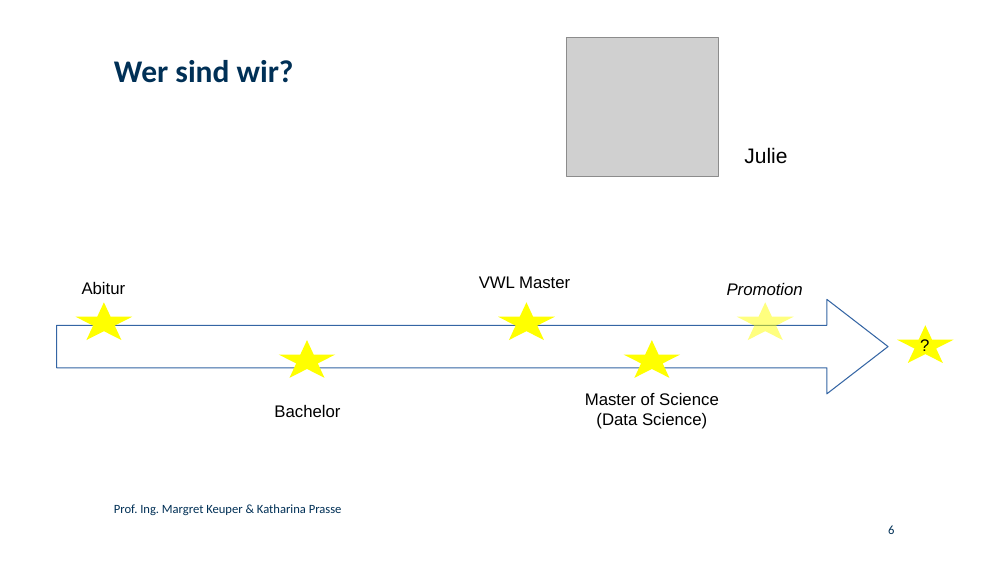
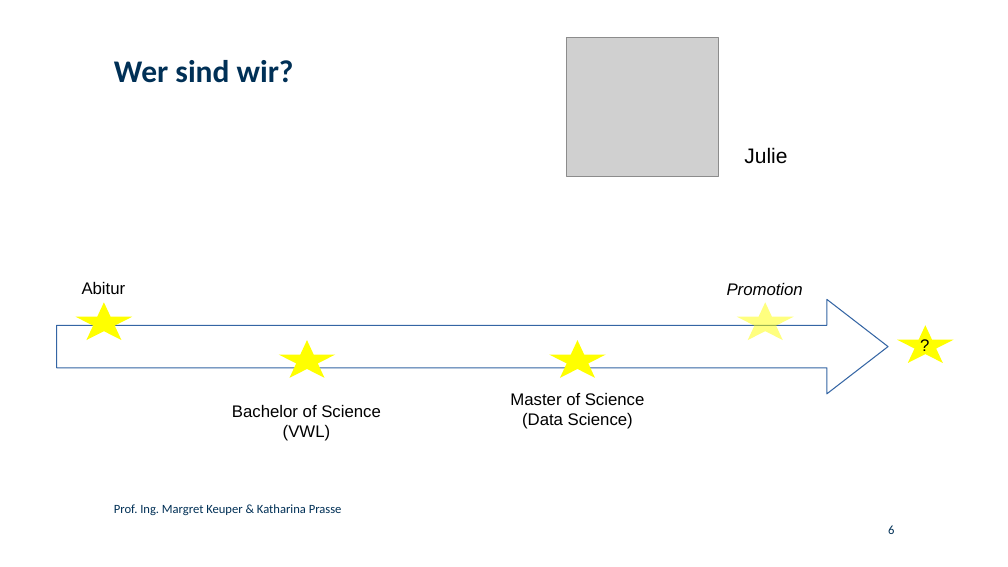
Before and after one commit to KathPra/Pixel-Power, a slide deck: slide 6 of folien_GirlsDay.odp. Drawn at 1008x567 pixels with LibreOffice and Linux fonts; fonts in the diff are those of the drawing; grey boxes stand for pictures; background and template pictures are left out. Boxes give left, top, right and bottom in pixels: in the first picture for what was removed or moved away, otherwise in the second. Text is boxed around its words. In the diff, an @@ line names an element or a change of style, - is before the commit and + after.

```diff
--- a/folien_GirlsDay.odp
+++ b/folien_GirlsDay.odp
@@ text removed at (x1=479, y1=276, x2=570, y2=288) @@
-VWL Master
@@ star removed at (x1=498, y1=302, x2=555, y2=340) @@
@@ star moved from (x1=623, y1=340, x2=680, y2=378) to (x1=549, y1=340, x2=606, y2=378) @@
@@ text "Master of Science" moved from (x1=585, y1=393, x2=719, y2=429) to (x1=510, y1=393, x2=645, y2=429) @@
@@ text at (x1=232, y1=405, x2=381, y2=441): text changed @@
-Bachelor
+Bachelor of Science (VWL)
```
Also in this commit, not shown: 2 other slides changed, 5 slides added, 1 slide removed.
